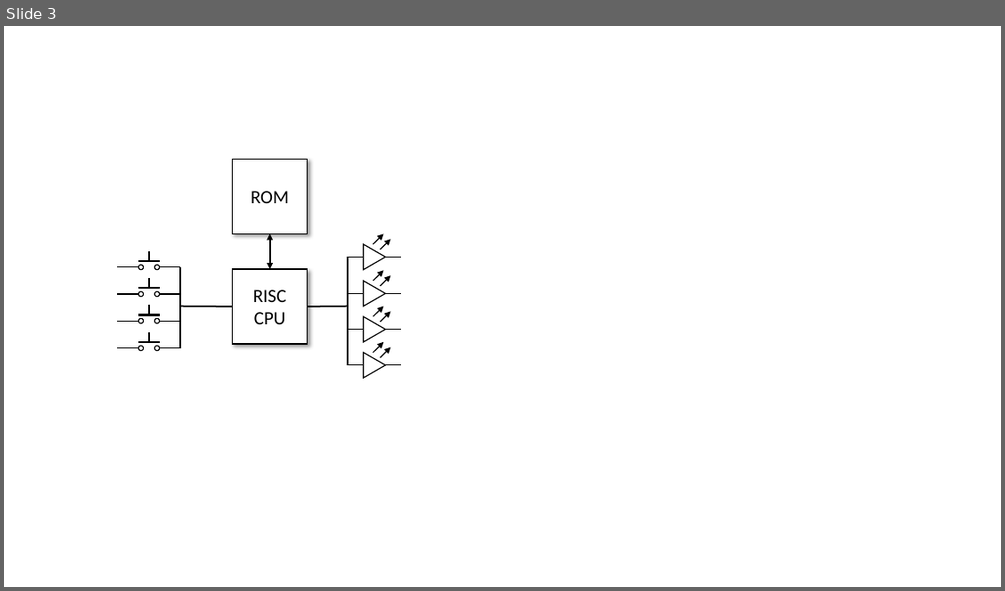
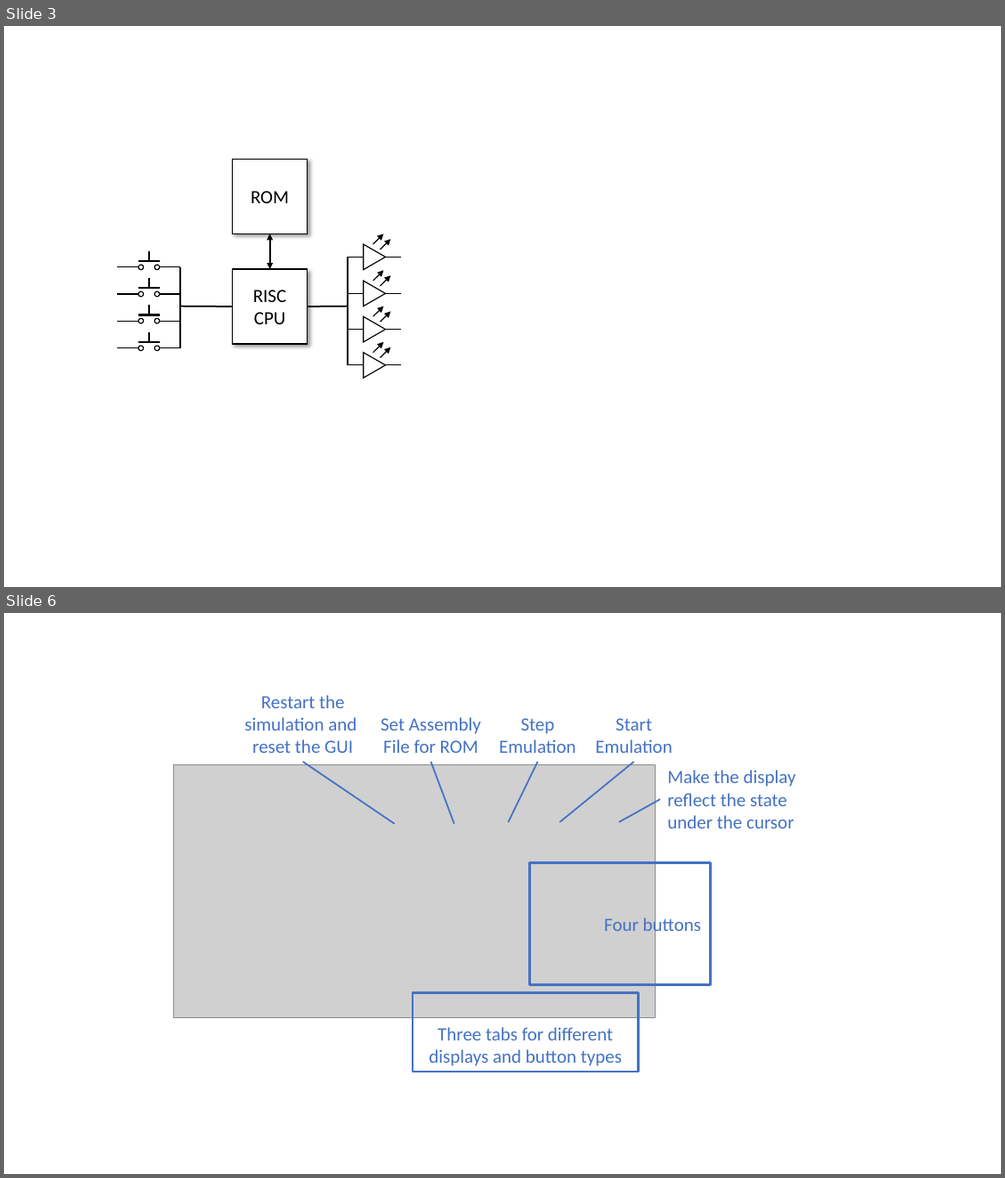
Before and after one commit to house-of-abbey/scratch_vhdl, a slide deck: docs/images/Diagrams.pptx. Shown one above the other, each under a label of ours: slide 3 before the commit, slides 3 and 6 after it; the slides between them are not shown. The pictures are 1005x591 and 1005x1178 pixels, drawn with LibreOffice and Linux fonts; fonts in the diff are those of the drawing; grey boxes stand for pictures. Boxes give left, top, right and bottom in pixels: in the first picture for what was removed or moved away, otherwise in the second. Text is boxed around its words. In the diff, an @@ line names an element or a change of style, - is before the commit and + after.

Commit message:
More documentation
Added the compile commands to each SBE file.
More pictures, more on RISC instruction assembly.

```diff
--- a/docs/images/Diagrams.pptx
+++ b/docs/images/Diagrams.pptx
@@ slide 6 added at [4,613,1001,1174], background #FFFFFF @@
@@ text added at [244,695,356,753], 18 pt, text #4472C4 @@
+Restart the simulation and reset the GUI
@@ text added at [380,717,481,753], 18 pt, text #4472C4 @@
+Set Assembly File for ROM
@@ text added at [499,718,575,753], 18 pt, text #4472C4 @@
+Step Emulation
@@ text added at [595,718,672,753], 18 pt, text #4472C4 @@
+Start Emulation
@@ picture added at [174,765,655,1018] @@
@@ line added from (395, 824) to (303, 762), #4472C4 1.5 pt @@
@@ line added from (454, 824) to (431, 762), #4472C4 1.5 pt @@
@@ line added from (508, 822) to (538, 762), #4472C4 1.5 pt @@
@@ line added from (559, 822) to (633, 762), #4472C4 1.5 pt @@
@@ text added at [667,770,796,828], 18 pt, text #4472C4 @@
+Make the display reflect the state under the cursor
@@ line added from (661, 799) to (619, 822), #4472C4 1.5 pt @@
@@ rectangle added at [530,863,711,985], outline #4472C4 2 pt @@
@@ text added at [604,915,701,936], 18 pt, text #4472C4 @@
+Four buttons
@@ rectangle added at [413,993,638,1071], outline #4472C4 2 pt @@
@@ text added at [429,1027,622,1066], 18 pt, text #4472C4 @@
+Three tabs for different displays and button types
```
Also in this commit, not shown: 2 other slides added, 34 other files.
